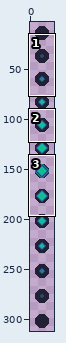
One commit to this sprite sheet: Assets/Sprites/Mana orb.png. Above: a wide view before the commit, with the close-up outlined.
Close-up. As it was:
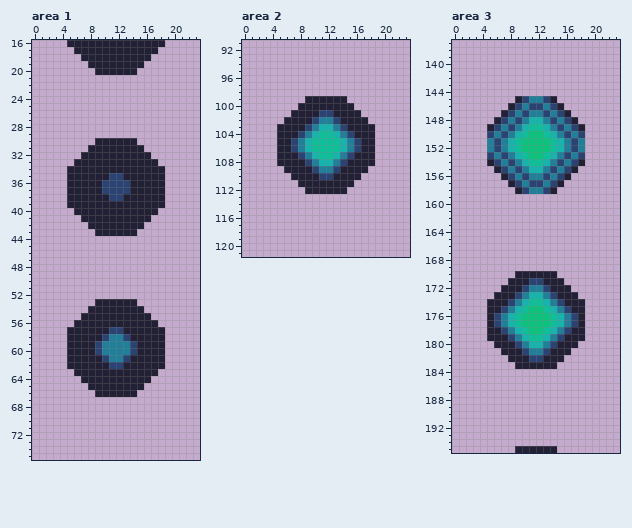
The file is 16x208 pixels. Shown: area 1: x 0..23, y 16..75; area 2: x 0..23, y 91..121; area 3: x 0..23, y 137..195. The old version is drawn lined up with the new one. The wide view leaves out empty margins. The commit also changed other parts of the picture, which this record leaves out.
The same view after the edit:
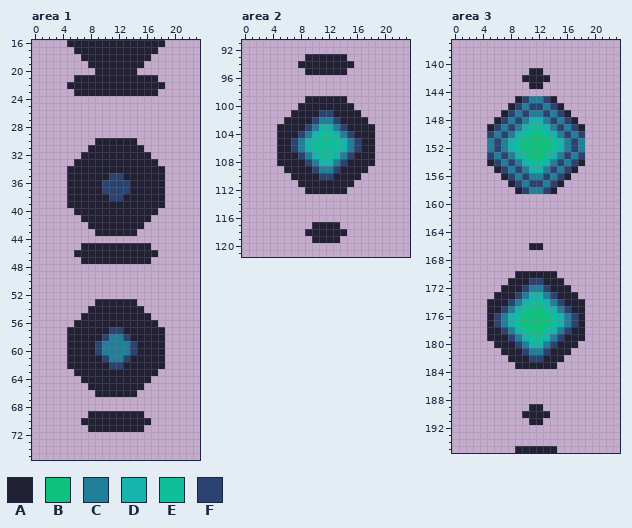
Palette (. is transparent): A #222034  B #0cc27c  C #227f99  D #17b3ad  E #0fbf99  F #2a4373
Change:
canvas 16x208 -> 24x312; drawings rearranged on the sheet (the old picture shows each at its new place)
Area 1:
y 21: x 6..17 ............ -> AAAAAAAAAAAA
y 22: x 5..18 .............. -> AAAAAAAAAAAAAA
y 23: x 6..17 ............ -> AAAAAAAAAAAA
y 45: x 7..16 .......... -> AAAAAAAAAA
y 46: x 6..17 ............ -> AAAAAAAAAAAA
y 47: x 7..16 .......... -> AAAAAAAAAA
y 69: x 8..15 ........ -> AAAAAAAA
y 70: x 7..16 .......... -> AAAAAAAAAA
y 71: x 8..15 ........ -> AAAAAAAA
Area 2:
y 93: x 9..14 ...... -> AAAAAA
y 94: x 8..15 ........ -> AAAAAAAA
y 95: x 9..14 ...... -> AAAAAA
y 117: x 10..13 .... -> AAAA
y 118: x 9..14 ...... -> AAAAAA
y 119: x 10..13 .... -> AAAA
Area 3:
y 141: x 11..12 .. -> AA
y 142: x 10..13 .... -> AAAA
y 143: x 11..12 .. -> AA
y 166: x 11..12 .. -> AA
y 189: x 11..12 .. -> AA
y 190: x 10..13 .... -> AAAA
y 191: x 11..12 .. -> AA
Boxes around the changes in both close-ups, in picture pixels (x1, y1, x2, y2):
added: (67, 75, 165, 96)
added: (74, 243, 158, 264)
added: (81, 411, 151, 432)
added: (298, 54, 354, 75)
added: (305, 222, 347, 243)
added: (522, 68, 550, 89)
added: (529, 243, 543, 250)
added: (522, 404, 550, 425)
